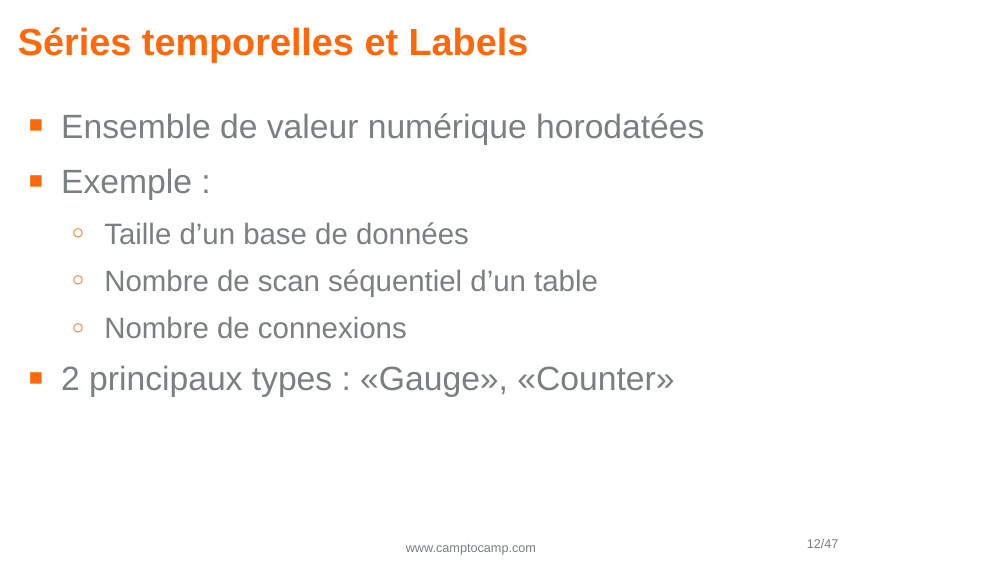
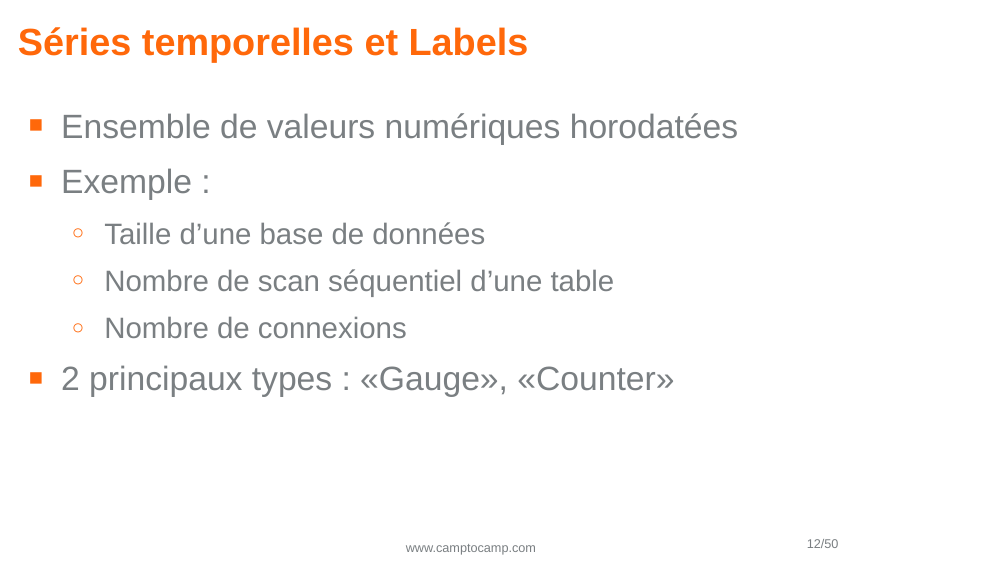
Before and after one commit to Vampouille/demo-prometheus-postgres, a slide deck: slide 12 of pgday2.odp. Drawn at 1008x567 pixels with LibreOffice and Linux fonts; fonts in the diff are those of the drawing; background and template pictures are left out. Boxes give left, top, right and bottom in pixels: in the first picture for what was removed or moved away, otherwise in the second. Text is boxed around its words. In the diff, an @@ line names an element or a change of style, - is before the commit and + after.

```diff
--- a/pgday2.odp
+++ b/pgday2.odp
@@ text at box(61, 113, 738, 145): text changed @@
-■ Ensemble de valeur numérique horodatées
+■ Ensemble de valeurs numériques horodatées
@@ text at box(104, 222, 615, 297): text changed @@
-  ○ Taille d’un base de données
-  ○ Nombre de scan séquentiel d’un table
+  ○ Taille d’une base de données
+  ○ Nombre de scan séquentiel d’une table
@@ page number at box(807, 539, 839, 548): text changed @@
-12/47
+12/50
```
Also in this commit, not shown: 16 other slides changed, 5 slides added, 2 slides removed, 3 other files.
